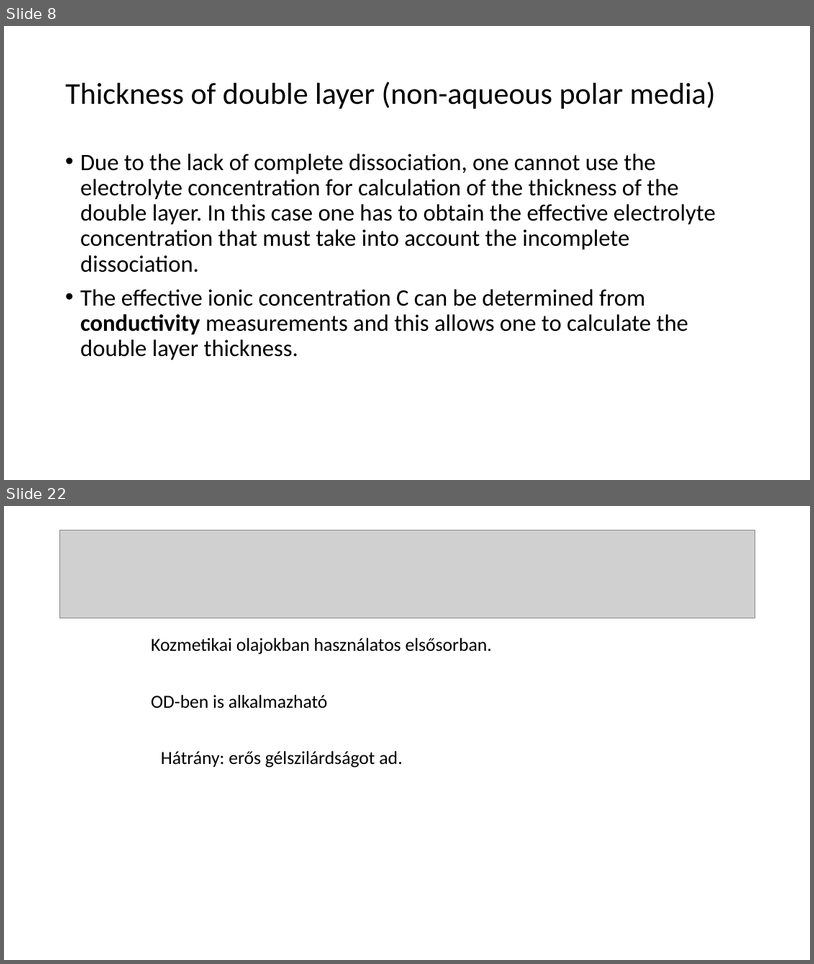
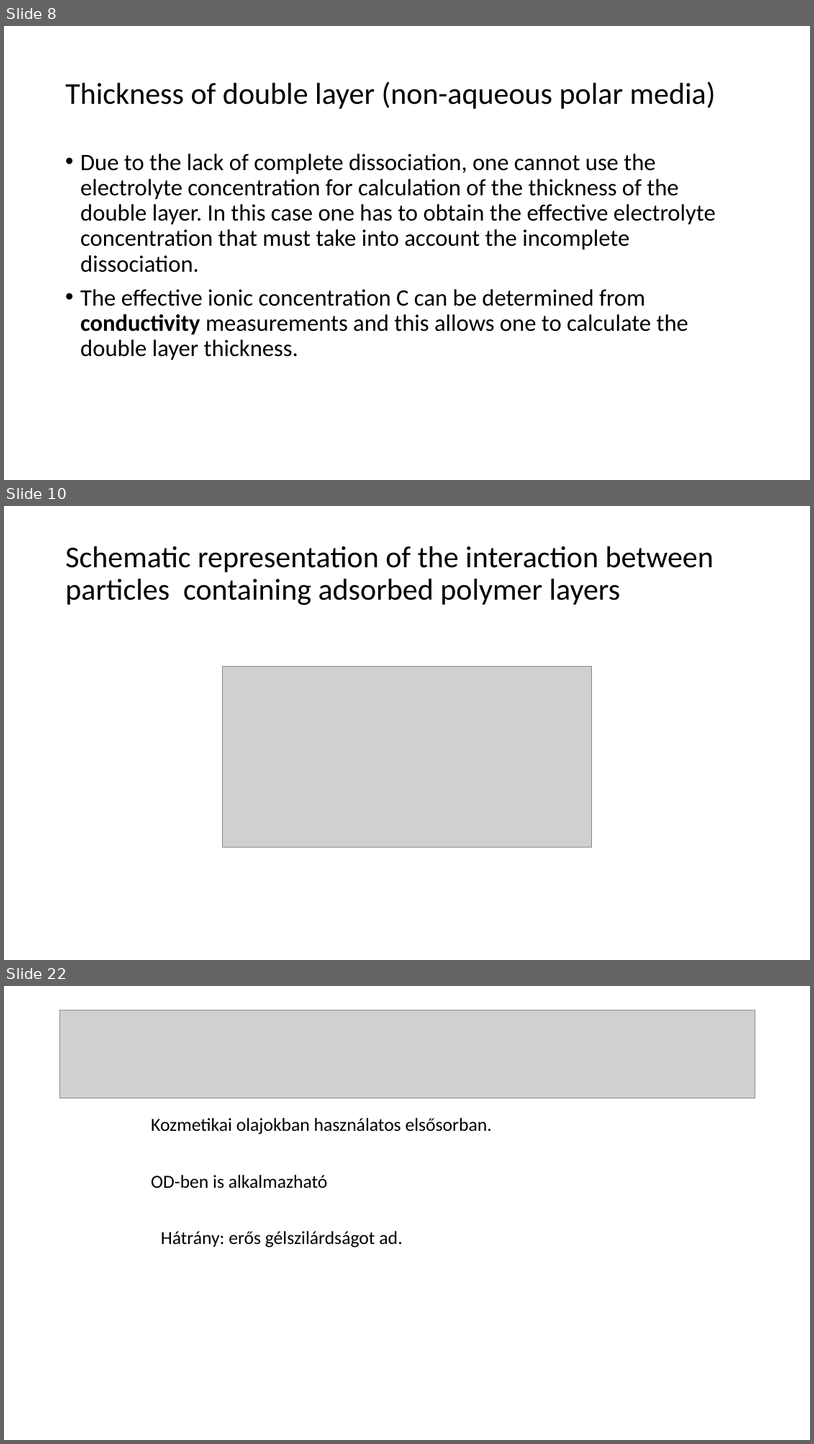
Before and after one commit to LilianaBohus/chemistry-presenations, a slide deck: oil-based-suspensions.ppt. Shown one above the other, each under a label of ours: slides 8 and 22 before the commit, slides 8, 10 and 22 after it; the slides between them are not shown. The pictures are 814x964 and 814x1444 pixels, drawn with LibreOffice and Linux fonts; fonts in the diff are those of the drawing; grey boxes stand for pictures. Boxes give left, top, right and bottom in pixels: in the first picture for what was removed or moved away, otherwise in the second. Text is boxed around its words. In the diff, an @@ line names an element or a change of style, - is before the commit and + after.

```diff
--- a/oil-based-suspensions.ppt
+++ b/oil-based-suspensions.ppt
@@ slide 10 added at bbox=[4, 506, 810, 960], background #FFFFFF @@
@@ title added at bbox=[65, 546, 714, 605], 36 pt, text #000000 @@
+Schematic representation of the interaction between particles containing adsorbed polymer layers
@@ picture added at bbox=[222, 666, 592, 847] @@
```
Also in this commit, not shown: 10 slides changed, 2 other slides added, 3 slides removed.
